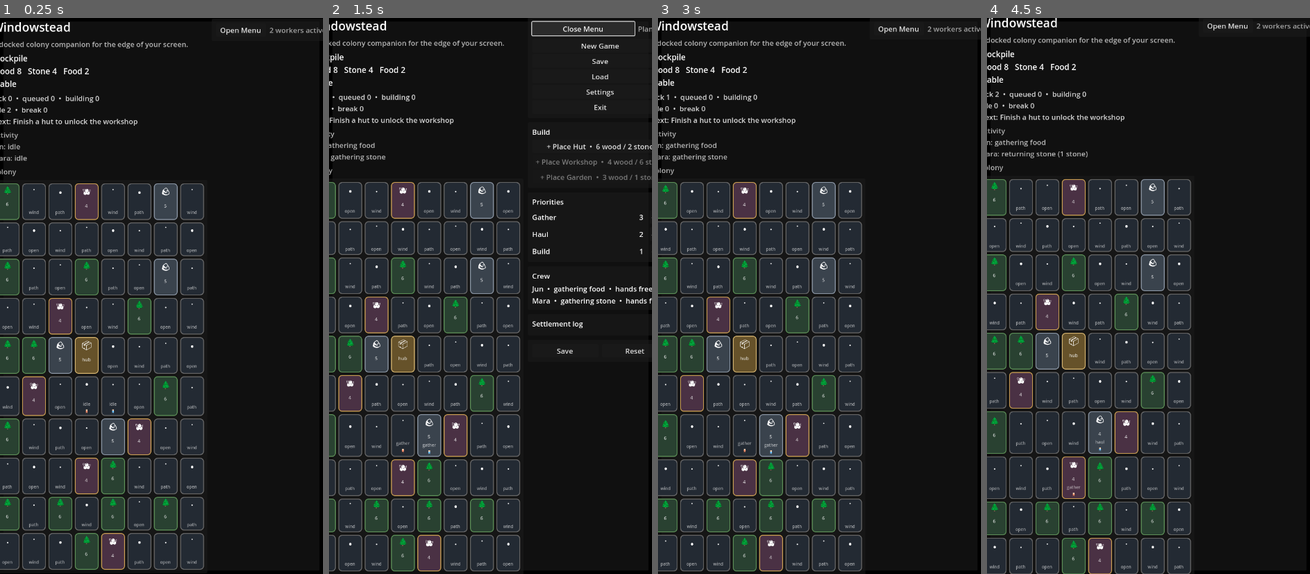
Above: before the commit, frames 1-4 (left to right).
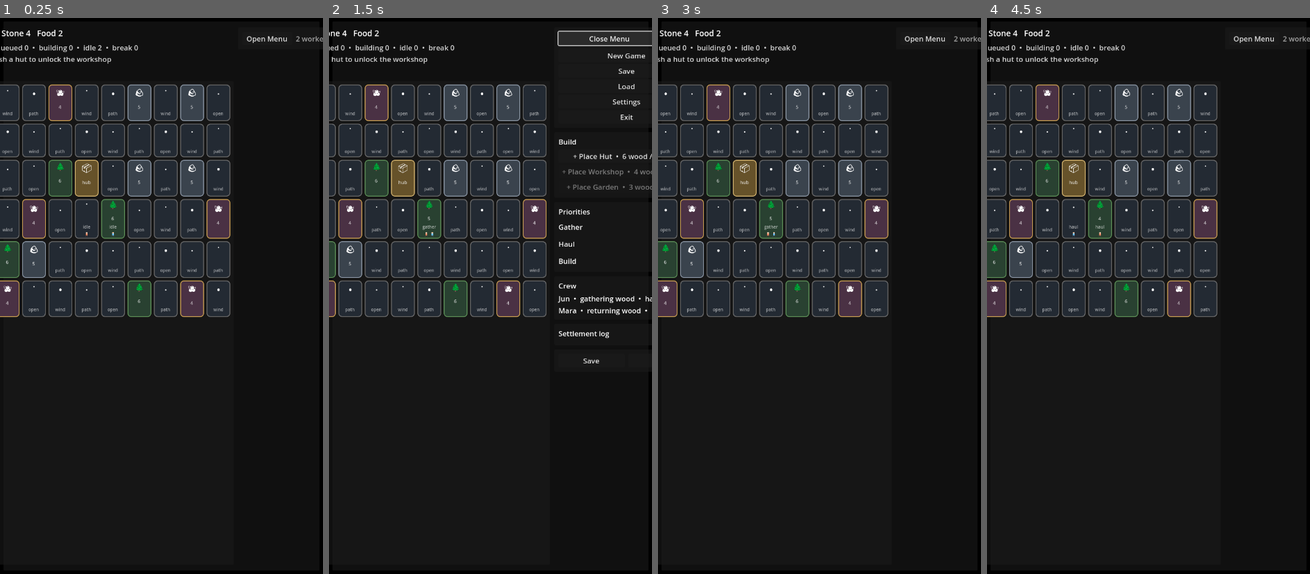
Above: after the commit, the same moments.

Repository: misospace/windowstead
Game: Godot game, scene res://scenes/main.tscn
Same seed, same stepped clock (60 frames per second), same inputs: the game is played once before the commit and once after it.
Inputs (mouse positions are in pixels of both pictures, inside the frame that each line leads up to):
- Up to frame 1 (0.25 s): no input
- Up to frame 2 (1.5 s): tap Enter at 0.5 s; move the mouse to (561, 268) at 0.52 s; click (561, 268) at 0.67 s; click "Open Menu" at 1.25 s
- Up to frame 3 (3 s): click "Reset" (after the commit: "New Game") at 2 s; tap Space at 2.75 s; move the mouse to (754, 323) at 2.77 s; click (754, 323) at 2.92 s
- Up to frame 4 (4.5 s): tap Enter at 3.5 s; move the mouse to (1180, 173) at 3.52 s; click (1180, 173) at 3.67 s; tap Space at 4.25 s; move the mouse to (1132, 407) at 4.27 s; click (1132, 407) at 4.42 s

The runs differ from the first frame. In frame 1, 46% of the frame differs, in the area x 0-100%, y 0-100%; in frame 2, 46%; in frame 3, 46%; in frame 4, 46%.

Commit message:
feat: add gameplay-first dock planning flow

Diff:
--- a/scenes/main.tscn
+++ b/scenes/main.tscn
@@ -31,7 +31,7 @@
 theme_override_constants/margin_right = 14
 theme_override_constants/margin_bottom = 14
 
-[node name="Root" type="HBoxContainer" parent="Backdrop/Margin"]
+[node name="Root" type="BoxContainer" parent="Backdrop/Margin"]
 layout_mode = 2
 size_flags_horizontal = 3
 size_flags_vertical = 3
--- a/scripts/main.gd
+++ b/scripts/main.gd
@@ -1,9 +1,9 @@
 extends Control
 
-const GRID_W := 8
-const GRID_H := 10
+const GRID_W := 10
+const GRID_H := 6
 const TILE_SIZE := Vector2i(56, 56)
-const STOCKPILE_POS := Vector2i(3, 4)
+const STOCKPILE_POS := Vector2i(4, 2)
 const SIDE_DOCK_WIDTH_RATIO := 0.42
 const SIDE_DOCK_HEIGHT_RATIO := 0.9
 const BOTTOM_DOCK_WIDTH_RATIO := 0.9
@@ -52,6 +52,12 @@
 @onready var status_label: Label = %StatusLabel
 @onready var activity_label: Label = %ActivityLabel
 @onready var world_label: Label = %WorldLabel
+@onready var root_box: BoxContainer = get_node("Backdrop/Margin/Root")
+@onready var left_column: VBoxContainer = get_node("Backdrop/Margin/Root/Left")
+@onready var world_panel: PanelContainer = get_node("Backdrop/Margin/Root/Left/WorldPanel")
+@onready var sidebar_scroll: ScrollContainer = get_node("Backdrop/Margin/Root/SidebarScroll")
+@onready var title_label: Label = get_node("Backdrop/Margin/Root/Left/Title")
+@onready var subtitle_label: Label = get_node("Backdrop/Margin/Root/Left/Subtitle")
 @onready var crew_list: VBoxContainer = %CrewList
 @onready var event_log: RichTextLabel = %EventLog
 @onready var gather_rank: Label = %GatherRank
@@ -75,11 +81,15 @@
 var worker_texture_cache: Dictionary = {}
 var pending_build_kind := ""
 var priority_order: Array[String] = ["build", "haul", "gather"]
+var hover_tile_index := -1
 
 func _ready() -> void:
 	rng.randomize()
 	load_settings()
 	configure_window()
+	title_label.visible = false
+	subtitle_label.visible = false
+	activity_label.visible = false
 	world_grid.columns = GRID_W
 	build_world()
 	wire_controls()
@@ -100,10 +110,22 @@
 	var screen := DisplayServer.window_get_current_screen()
 	var usable_rect := DisplayServer.screen_get_usable_rect(screen)
 	var dock_anchor := String(settings.get("dock_anchor", "right"))
+	apply_anchor_layout(dock_anchor)
 	var dock_size := dock_size_for_anchor(usable_rect.size, dock_anchor)
 	DisplayServer.window_set_min_size(min_size_for_anchor(dock_anchor))
 	DisplayServer.window_set_size(dock_size)
 	DisplayServer.window_set_position(dock_position_for_anchor(usable_rect, dock_size, dock_anchor))
+
+func apply_anchor_layout(dock_anchor: String) -> void:
+	var is_bottom := dock_anchor == "bottom"
+	root_box.vertical = is_bottom
+	left_column.size_flags_horizontal = 3
+	left_column.size_flags_vertical = 3
+	world_panel.custom_minimum_size = Vector2(0, 0) if is_bottom else Vector2(460, 0)
+	sidebar_scroll.custom_minimum_size = Vector2(0, 120) if is_bottom else Vector2(280, 260)
+	sidebar_scroll.size_flags_horizontal = 3 if is_bottom else 0
+	sidebar_scroll.size_flags_vertical = 0 if is_bottom else 3
+	world_grid.custom_minimum_size = Vector2(0, 260) if is_bottom else Vector2(0, 600)
 
 func dock_size_for_anchor(screen_size: Vector2i, dock_anchor: String) -> Vector2i:
 	if dock_anchor == "bottom":
@@ -152,9 +174,20 @@
 		tile_panel.custom_minimum_size = TILE_SIZE
 		tile_panel.mouse_filter = Control.MOUSE_FILTER_STOP
 		world_grid.add_child(tile_panel)
+		tile_panel.mouse_entered.connect(func() -> void:
+			hover_tile_index = tile_index
+			render_world()
+		)
+		tile_panel.mouse_exited.connect(func() -> void:
+			if hover_tile_index == tile_index:
+				hover_tile_index = -1
+				render_world()
+		)
 		tile_panel.gui_input.connect(func(event: InputEvent) -> void:
 			if event is InputEventMouseButton and event.pressed and event.button_index == MOUSE_BUTTON_LEFT:
 				handle_tile_click(tile_index)
+			elif event is InputEventMouseButton and event.pressed and event.button_index == MOUSE_BUTTON_RIGHT:
+				cancel_build_placement()
 		)
 
 		var box := VBoxContainer.new()
@@ -245,7 +278,7 @@
 	for i in WORKER_NAMES.size():
 		state.workers.append({
 			"name": WORKER_NAMES[i],
-			"pos": vec_to_data(Vector2i(3 + i, 5)),
+			"pos": vec_to_data(Vector2i(4 + i, 3)),
 			"carrying": {},
 			"task": {},
 			"break_ticks": 0,
@@ -362,6 +395,12 @@
 		tick_timer.wait_time = tick_seconds_for_setting()
 	save_settings()
 
+func _unhandled_input(event: InputEvent) -> void:
+	if pending_build_kind.is_empty():
+		return
+	if event.is_action_pressed("ui_cancel"):
+		cancel_build_placement()
+
 func _on_dock_side_selected(index: int) -> void:
 	settings["dock_anchor"] = dock_anchor_from_option(index)
 	save_settings()
@@ -435,12 +474,7 @@
 	var wood := int(state.resources.get("wood", 0))
 	var stone := int(state.resources.get("stone", 0))
 	var food := int(state.resources.get("food", 0))
-	var pressure := "Stable"
-	if food <= 1:
-		pressure = "Food low"
-	elif wood <= 2 or stone <= 2:
-		pressure = "Supplies thin"
-	return "Stockpile\nWood %d   Stone %d   Food %d\n%s" % [wood, stone, food, pressure]
+	return "Wood %d   Stone %d   Food %d" % [wood, stone, food]
 
 func activity_summary_text() -> String:
 	var lines := []
@@ -672,8 +706,19 @@
 	set_tile(pos, {"kind": "foundation", "amount": 0, "resource": "", "build_kind": kind})
 	push_event("%s queued. The workers will fake having a plan." % cap(kind))
 	pending_build_kind = ""
+	hover_tile_index = -1
 	world_label.text = "Colony"
 	persist()
+	render_all()
+
+func cancel_build_placement() -> void:
+	if pending_build_kind.is_empty():
+		return
+	pending_build_kind = ""
+	hover_tile_index = -1
+	world_label.text = "Colony"
+	push_event("Placement cancelled.")
+	update_menu_button_text()
 	render_all()
 
 func maybe_fire_event() -> void:
@@ -747,6 +792,30 @@
 			progress_label.text = tile_progress_text(tile, pos)
 			render_worker_sprites(worker_row, workers_at_pos(pos))
 
+func hovered_tile_pos() -> Vector2i:
+	if hover_tile_index < 0:
+		return Vector2i(-1, -1)
+	return Vector2i(hover_tile_index % GRID_W, hover_tile_index / GRID_W)
+
+func can_place_at(pos: Vector2i, kind: String) -> bool:
+	if kind.is_empty() or not is_pos_in_bounds(pos):
+		return false
+	if String(get_tile(pos).kind) != "ground":
+		return false
+	if abs(pos.x - STOCKPILE_POS.x) + abs(pos.y - STOCKPILE_POS.y) <= 1:
+		return false
+	return is_structure_unlocked(kind)
+
+func structure_icon(kind: String) -> String:
+	match kind:
+		"hut":
+			return "🏠"
+		"workshop":
+			return "🛠"
+		"garden":
+			return "🪴"
+	return "🏗"
+
 func render_sidebar() -> void:
 	resource_label.text = stockpile_summary_text()
 	status_label.text = settlement_status_text()
@@ -777,6 +846,8 @@
 				child.tooltip_text = "Locked until %s is finished." % cap(String(BUILD_UNLOCKS[kind]))
 
 func tile_icon(tile: Dictionary, pos: Vector2i) -> String:
+	if not pending_build_kind.is_empty() and pos == hovered_tile_pos():
+		return structure_icon(pending_build_kind) if can_place_at(pos, pending_build_kind) else "✕"
 	if pos == STOCKPILE_POS:
 		return "📦"
 	match String(tile.kind):
@@ -795,6 +866,8 @@
 			return ["·", "˙", "•"][(tick + pos.x + pos.y) % 3]
 
 func tile_amount_text(tile: Dictionary, pos: Vector2i) -> String:
+	if not pending_build_kind.is_empty() and pos == hovered_tile_pos():
+		return cap(pending_build_kind).left(4) if can_place_at(pos, pending_build_kind) else "busy"
 	if pos == STOCKPILE_POS:
 		return "hub"
 	match String(tile.kind):
@@ -812,6 +885,8 @@
 			return ""
 
 func tile_progress_text(tile: Dictionary, pos: Vector2i) -> String:
+	if not pending_build_kind.is_empty() and pos == hovered_tile_pos():
+		return "place" if can_place_at(pos, pending_build_kind) else "blocked"
 	if String(tile.kind) != "foundation":
 		var workers_here := workers_at_pos(pos)
 		if not workers_here.is_empty():
@@ -934,6 +1009,8 @@
 	return style
 
 func tile_accent(tile: Dictionary, pos: Vector2i) -> Color:
+	if not pending_build_kind.is_empty() and pos == hovered_tile_pos():
+		return Color("#73d38c") if can_place_at(pos, pending_build_kind) else Color("#d36b6b")
 	if pos == STOCKPILE_POS:
 		return Color("#d4b36f")
 	if RESOURCE_COLORS.has(String(tile.resource)):
@@ -991,7 +1068,7 @@
 		elif String(worker.task.kind) == "build":
 			building += 1
 	var next_unlock := next_unlock_text()
-	return "Tick %d  •  queued %d  •  building %d\nIdle %d  •  break %d\nNext: %s" % [tick, queued, building, idle, on_break, next_unlock]
+	return "Tick %d  •  queued %d  •  building %d  •  idle %d  •  break %d\nNext: %s" % [tick, queued, building, idle, on_break, next_unlock]
 
 func next_unlock_text() -> String:
 	if not is_structure_complete("hut"):
